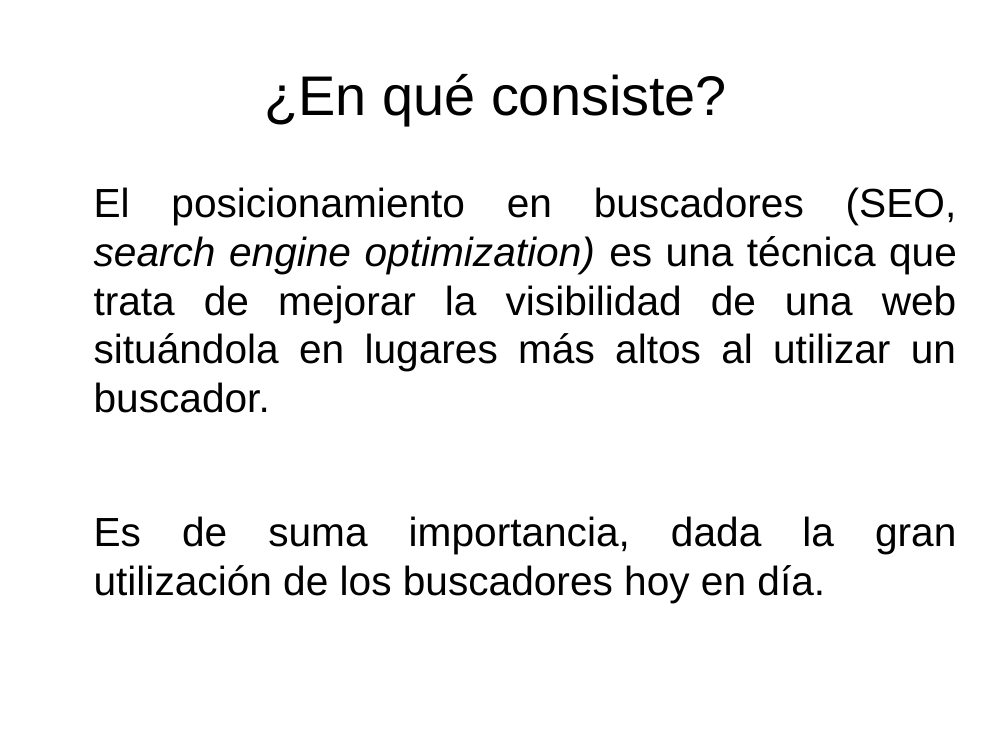
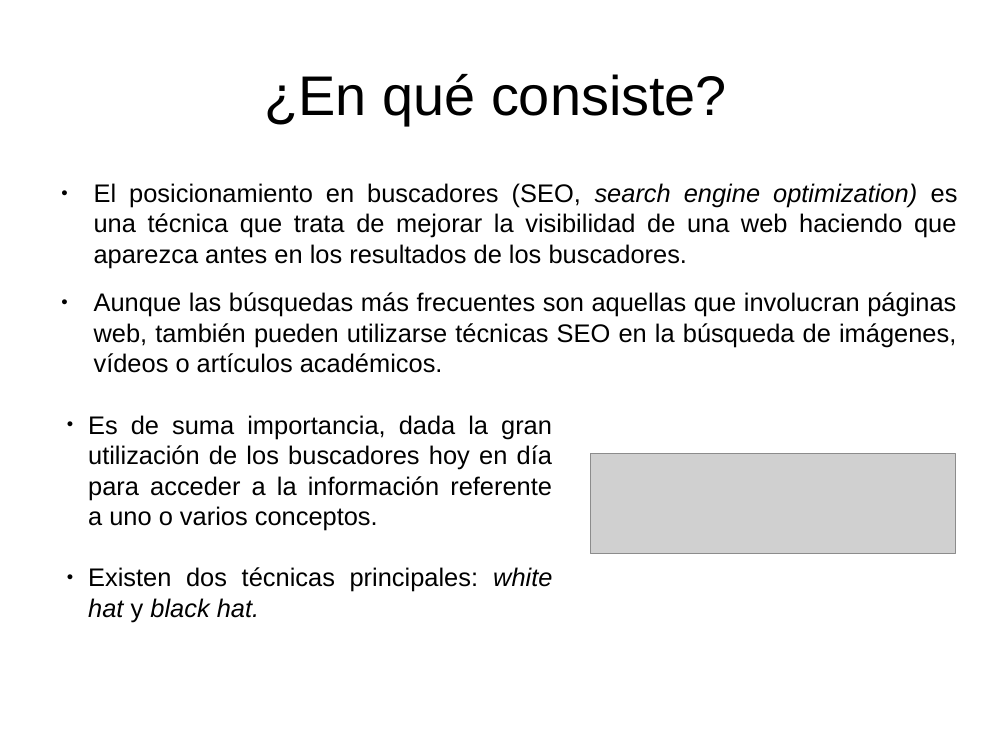
Before and after one commit to Lothar94/Recuperacion_Informacion, a slide deck: slide 3 of Practica 1/PresentaciónPB.odp. Drawn at 1008x756 pixels with LibreOffice and Linux fonts; fonts in the diff are those of the drawing; grey boxes stand for pictures. Boxes give left, top, right and bottom in pixels: in the first picture for what was removed or moved away, otherwise in the second. Text is boxed around its words. In the diff, an @@ line names an element or a change of style, - is before the commit and + after.

```diff
--- a/Practica 1/PresentaciónPB.odp
+++ b/Practica 1/PresentaciónPB.odp
@@ text at bbox=[94, 183, 958, 373]: text changed; size 32 to 20 pt @@
-El posicionamiento en buscadores (SEO, search engine optimization) es una técnica que trata de mejorar la visibilidad de una web situándola en lugares más altos al utilizar un buscador.
-Es de suma importancia, dada la gran utilización de los buscadores hoy en día.
+● El posicionamiento en buscadores (SEO, search engine optimization) es una técnica que trata de mejorar la visibilidad de una web haciendo que aparezca antes en los resultados de los buscadores.
+● Aunque las búsquedas más frecuentes son aquellas que involucran páginas web, también pueden utilizarse técnicas SEO en la búsqueda de imágenes, vídeos o artículos académicos.
@@ text added at bbox=[88, 415, 552, 622], 20 pt, text #000000 @@
+● Es de suma importancia, dada la gran utilización de los buscadores hoy en día para acceder a la información referente a uno o varios conceptos.
+● Existen dos técnicas principales: white hat y black hat.
@@ picture added at bbox=[591, 454, 956, 553] @@
```
Also in this commit, not shown: 5 slides added, 1 slide removed.
